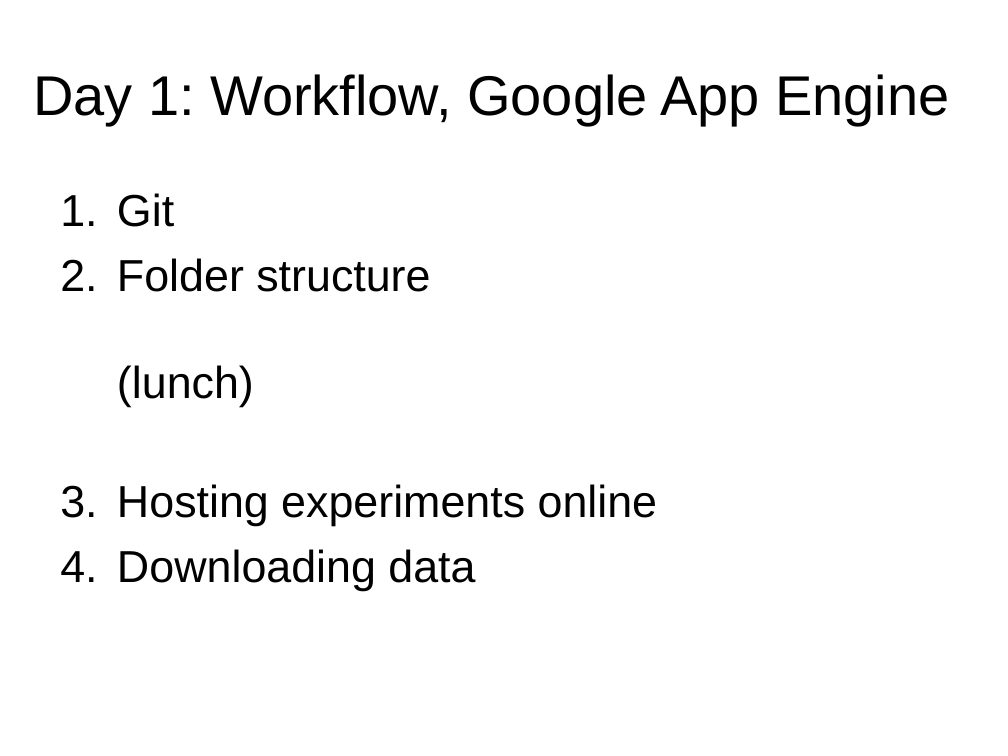
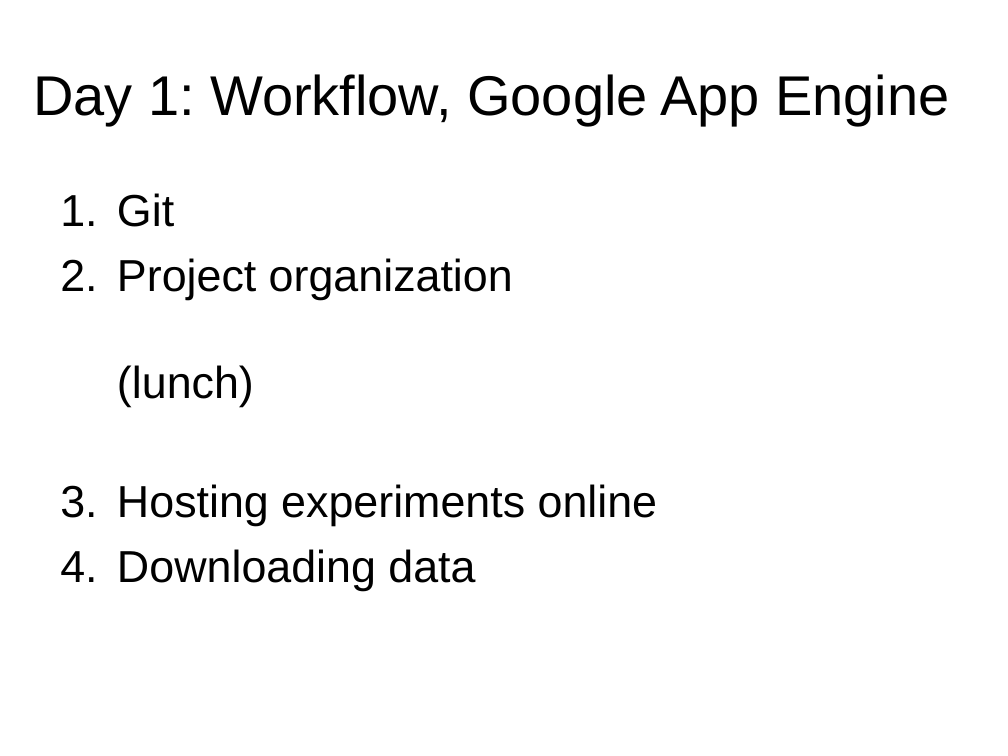
Before and after one commit to cskemp/chdss2019_content, a slide deck: slide 4 of day1/slides/part1_git.ppt. Drawn at 1008x756 pixels with LibreOffice and Linux fonts; fonts in the diff are those of the drawing. Boxes give left, top, right and bottom in pixels: in the first picture for what was removed or moved away, otherwise in the second. Text is boxed around its words. In the diff, an @@ line names an element or a change of style, - is before the commit and + after.

Commit message:
finished git slides

```diff
--- a/day1/slides/part1_git.ppt
+++ b/day1/slides/part1_git.ppt
@@ text at [117, 258, 513, 407]: text changed @@
-2. Folder structure
-   (lunch)
+2. Project organization
+   (lunch)
```
Also in this commit, not shown: 1 other slide changed, 13 slides added, 4 slides removed, 4 other files.
